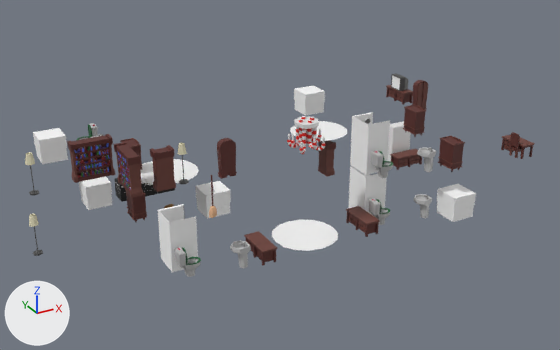
What one commit did to the glTF model Assets/Models/Interactive.glb.
The view is the same before and after, from a 50 mm camera at (-13.41, -19.42, 13.9) aimed at (0.26, 5.42, 1.48). Lighting does not change. The marker at lower left points along +X, +Y and +Z. Where no turn or scale is listed for an object, it has been applied to the vertices. Vertices at the same position are counted once.

Script lines for the objects in view, before the commit:
```python
ob_bookcaselargebooks = bpy.data.objects.new('BookCaseLargeBooks', me_cube_105)
ob_bookcaselargebooks.location = (-5.72, 5.93, 2.0)
ob_bookcaselargebooks_001 = bpy.data.objects.new('BookCaseLargeBooks.001', me_cube_106)
ob_bookcaselargebooks_001.location = (-6.59, 7.63, 2.0)
ob_chair = bpy.data.objects.new('Chair', me_cube_118)
ob_chair.location = (9.0, 1.5, 2.0)
ob_closet2_001 = bpy.data.objects.new('Closet2.001', me_cube_115)
ob_closet2_001.location = (5.8, 1.8, 2.0)
ob_present = bpy.data.objects.new('Present', me_cube_155)
ob_present.location = (-2.2, 6.5, 0.0)
ob_present_001 = bpy.data.objects.new('Present.001', me_cube_156)
ob_present_001.location = (4.5, 10.3, 2.0)
ob_rug = bpy.data.objects.new('Rug', me_plane_010)
ob_rug.location = (-4.0, 6.8, 2.0)
ob_rug_001 = bpy.data.objects.new('Rug.001', me_plane_012)
ob_rug_001.location = (0.0, 3.0, 0.0)
ob_rug_002 = bpy.data.objects.new('Rug.002', me_plane_014)
ob_rug_002.location = (3.5, 7.8, 2.0)
# also in view: 'Desk.004' at (7.5, 6.6, 0.29); 'Closet2.003' at (-5.09, 7.4, 0.59); 'BookCaseBooks' at (-4.59, 5.41, 2.76); 'Desk.002' at (2.2, 2.4, 0.29); 'Shower' at (3.05, 3.35, 3.02)
```
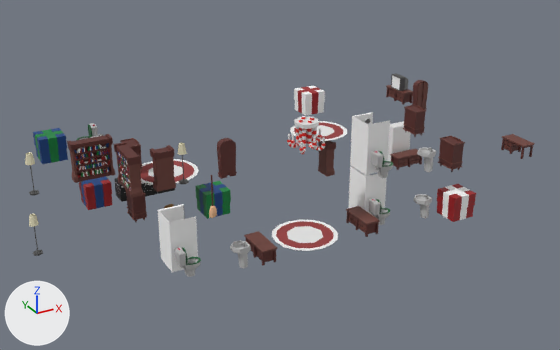
Changed parts and their boxes (x1, y1, x2, y2) in the pictures (560 x 350 px):
'Rug.001', recoloured, surface changed
    both: (273, 220, 337, 251)
'Rug', recoloured, surface changed
    both: (140, 159, 197, 185)
'Rug.002', recoloured, surface changed
    both: (291, 121, 346, 141)
'Chair', deleted
    before: (509, 132, 525, 158)
part 1 of me_cube_105, recoloured
    both: (118, 153, 131, 189)
part 2 of me_cube_105, recoloured
    both: (119, 156, 130, 189)
part 3 of me_cube_105, recoloured
    both: (117, 151, 131, 190)
part 4 of me_cube_106, recoloured
    both: (75, 145, 110, 178)
part 5 of me_cube_106, recoloured
    both: (77, 145, 108, 177)
part 6 of me_cube_106, recoloured
    both: (76, 145, 108, 177)
part 7 of me_cube_106, recoloured
    both: (74, 143, 110, 172)
part 8 of me_cube_155, recoloured (white to green)
    both: (195, 181, 231, 219)
part 9 of me_cube_155, recoloured (white to blue)
    both: (199, 183, 226, 217)
part 10 of me_cube_156, recoloured (white to red)
    both: (298, 87, 320, 114)
part 11 of me_cube_157, recoloured (white to blue)
    both: (33, 128, 68, 164)
part 12 of me_cube_157, recoloured (white to green)
    both: (35, 129, 63, 163)
part 13 of me_cube_160, recoloured (white to red)
    both: (437, 184, 476, 222)
part 14 of me_cube_161, recoloured (white to red)
    both: (79, 179, 112, 210)
part 15 of me_cube_161, recoloured (white to blue)
    both: (81, 176, 108, 208)

Edits to the bpy script that builds the scene:
```text
Change mat_fabric:
    mat_fabric.metallic: 1.0 -> 0.0
    mat_fabric.base_color: (1.0, 1.0, 1.0) -> (0.305, 0.0452, 0.0452)  # white #ffffff -> red #963c3c
    mat_fabric.roughness: 1.0 -> 0.745
Change mat_white:
    mat_white.metallic: 1.0 -> 0.0
    mat_white.base_color: (1.0, 1.0, 1.0) -> (0.8, 0.8, 0.8)  # white #ffffff -> white #e7e7e7
    mat_white.roughness: 1.0 -> 0.755
Add mat_redobjects:
    mat_redobjects = principled_material('RedObjects')
    mat_redobjects.base_color = (0.342, 0.00857, 0.0116)  # red #9e171c
Add mat_blueobjects:
    mat_blueobjects = principled_material('BlueObjects')
    mat_blueobjects.base_color = (0.00402, 0.0545, 0.227)  # blue #0d4283
Add mat_greenobjects:
    mat_greenobjects = principled_material('GreenObjects')
    mat_greenobjects.base_color = (0.0, 0.227, 0.0467)  # green #00833d
Change me_cube_105:
    where me_cube_105.from_pydata(...)  # 1982 vertices, 3500 faces; spans x -0.25..0.2, y -0.79..0.79, z 0.0..1.53
    me_cube_105 part 1: all 818 faces that had it switch from mat_bookred (red #963234) to mat_redobjects (red #9e171c)
    me_cube_105 part 2: all 348 faces that had it switch from mat_bookgreen (green #447e42) to mat_greenobjects (green #00833d)
    me_cube_105 part 3: all 704 faces that had it switch from mat_bookblue (blue #627de7) to mat_blueobjects (blue #0d4283)
    remove me_cube_105.materials.append(mat_bookindigo)  # purple #584590
    add me_cube_105.materials.append(mat_present)  # white #ffffff
Change me_cube_106:
    where me_cube_106.from_pydata(...)  # 1982 vertices, 3500 faces; spans x -0.79..0.79, y -0.25..0.2, z 0.0..1.53
    me_cube_106 part 4: all 818 faces that had it switch from mat_bookred (red #963234) to mat_redobjects (red #9e171c)
    me_cube_106 part 5: all 348 faces that had it switch from mat_bookgreen (green #447e42) to mat_greenobjects (green #00833d)
    me_cube_106 part 6: all 660 faces that had it switch from mat_bookindigo (purple #584590) to mat_present (white #ffffff)
    me_cube_106 part 7: all 704 faces that had it switch from mat_bookblue (blue #627de7) to mat_blueobjects (blue #0d4283)
Change me_cube_155:
    where me_cube_155.from_pydata(...)  # 112 vertices, 216 faces; spans x -0.523..0.523, y -0.523..0.523, z 0.0..1.021
    me_cube_155 part 8: all 180 faces that had it switch from mat_present (white #ffffff) to mat_greenobjects (green #00833d)
    me_cube_155 part 9: all 36 faces that had it switch from mat_presentribbon (white #ffffff) to mat_blueobjects (blue #0d4283)
Change me_cube_156:
    where me_cube_156.from_pydata(...)  # 112 vertices, 216 faces; spans x -0.523..0.523, y -0.523..0.523, z 0.0..1.021
    me_cube_156 part 10: all 36 faces that had it switch from mat_presentribbon (white #ffffff) to mat_redobjects (red #9e171c)
Change me_cube_157:
    where me_cube_157.from_pydata(...)  # 112 vertices, 216 faces; spans x -0.523..0.523, y -0.523..0.523, z 0.0..1.021
    me_cube_157 part 11: all 180 faces that had it switch from mat_present (white #ffffff) to mat_blueobjects (blue #0d4283)
    me_cube_157 part 12: all 36 faces that had it switch from mat_presentribbon (white #ffffff) to mat_greenobjects (green #00833d)
Change me_cube_160:
    where me_cube_160.from_pydata(...)  # 112 vertices, 216 faces; spans x -0.523..0.523, y -0.523..0.523, z 0.0..1.021
    remove me_cube_160.materials.append(mat_presentribbon)  # white #ffffff
    me_cube_160 part 13: all 180 faces that had it switch from mat_present (white #ffffff) to mat_redobjects (red #9e171c)
Change me_cube_161:
    where me_cube_161.from_pydata(...)  # 112 vertices, 216 faces; spans x -0.523..0.523, y -0.523..0.523, z 0.0..1.021
    me_cube_161 part 14: all 180 faces that had it switch from mat_present (white #ffffff) to mat_redobjects (red #9e171c)
    me_cube_161 part 15: all 36 faces that had it switch from mat_presentribbon (white #ffffff) to mat_blueobjects (blue #0d4283)
Remove ob_chair:
    ob_chair = bpy.data.objects.new('Chair', me_cube_118)
```
